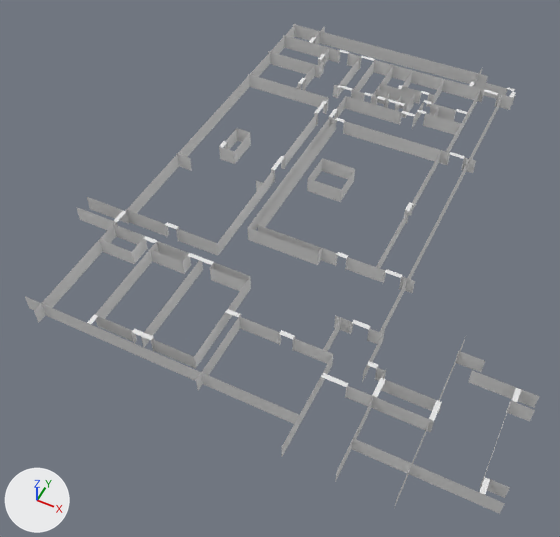
A saved change to the Blender file assets/FFloor.blend.
Rendered twice from a 50 mm lens placed at (-2.8, -47.2, 63.2), pointed at (-29.9, 7.1, -4.6). Every picture has the same lights, and +X, +Y and +Z are marked at lower left. The older version comes first.

The older version as bpy lines, for what is in view:
```python
me_cube_020 = bpy.data.meshes.new('Cube.020')
me_cube_020.from_pydata(...)  # 368 vertices, 138 faces; spans x -15.6..31.1, y -40.5..17.3, z -1.0..1.0
me_cube_146 = bpy.data.meshes.new('Cube.146')
me_cube_146.from_pydata(...)  # 436 vertices, 109 faces; spans x -10.4..43.0, y -28.5..36.1, z -1.0..1.0
me_plane = bpy.data.meshes.new('Plane')
me_plane.from_pydata(...)  # 28 vertices, 7 faces; spans x -1.0..2.02, y -1.03..2.69, z 0.0
ob_doors = bpy.data.objects.new('Doors', me_cube_020)
ob_doors.location = (-31.6, 27.3, 0.9)
ob_plane = bpy.data.objects.new('Plane', me_plane)
ob_plane.location = (-30.9, 3.1, 0.0)
ob_plane.scale = (15.9, 15.9, 15.9)
ob_plane.hide_set(True)
ob_walls = bpy.data.objects.new('Walls', me_cube_146)
ob_walls.location = (-41.8, 11.6, 0.9)
```
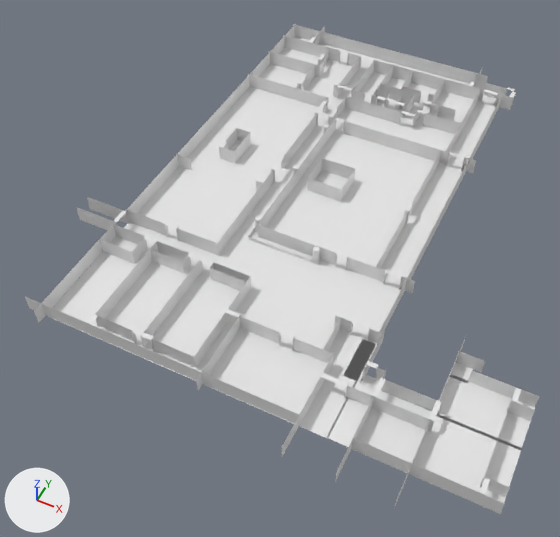
Where the change shows, as pixel boxes [x1, y1, x2, y2] in the pictures (560 x 537 px):
```json
{"object": "Plane", "change": "shown", "after": [46, 37, 535, 514]}
{"object": "Pillars", "change": "added", "after": [255, 124, 329, 262]}
```

The change, as JSON lines over the scene's bpy script:
```json
{"op": "add", "block": "me_cylinder", "code": ["me_cylinder = bpy.data.meshes.new('Cylinder')", "me_cylinder.from_pydata(...)  # a 32-sided cylinder along z spanning x -1.0..1.0, y -1.0..1.0, z -1.0..1.0; a 32-sided cylinder along z spanning x -22.5..-20.5, y 2.9..4.9, z -1.0..1.0; a 32-sided cylinder along z spanning x -22.5..-20.5, y 29.8..31.8, z -1.0..1.0; a 32-sided cylinder along z spanning x -22.5..-20.5, y 54.0..56.0, z -1.0..1.0"]}
{"op": "remove", "block": "ob_plane", "code": "ob_plane.hide_set(True)"}
{"op": "add", "block": "ob_pillars", "code": ["ob_pillars = bpy.data.objects.new('Pillars', me_cylinder)", "ob_pillars.location = (-25.0, 6.1, 0.5)", "ob_pillars.scale = (0.363, 0.363, -1.49)"]}
```
